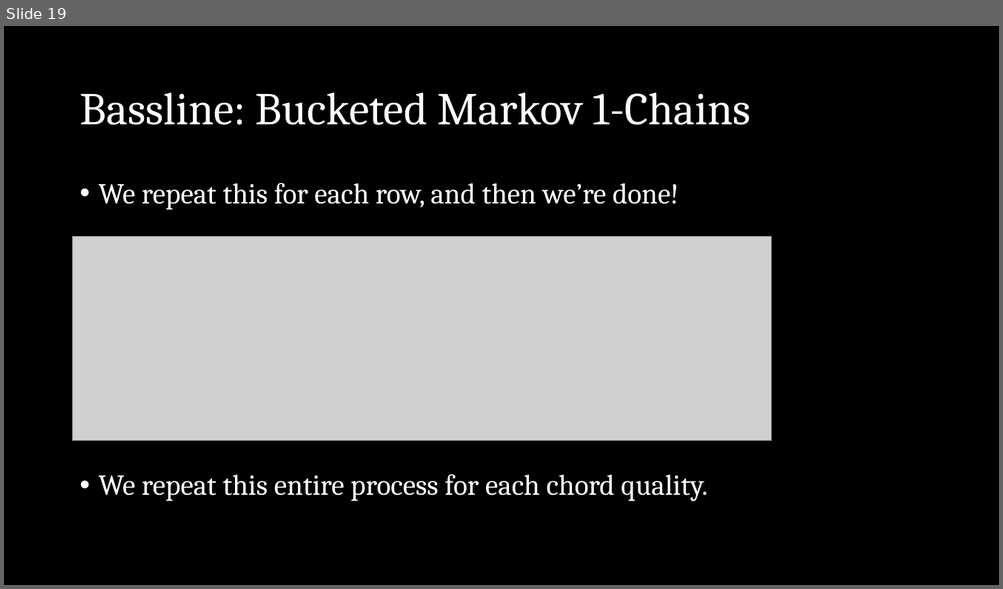
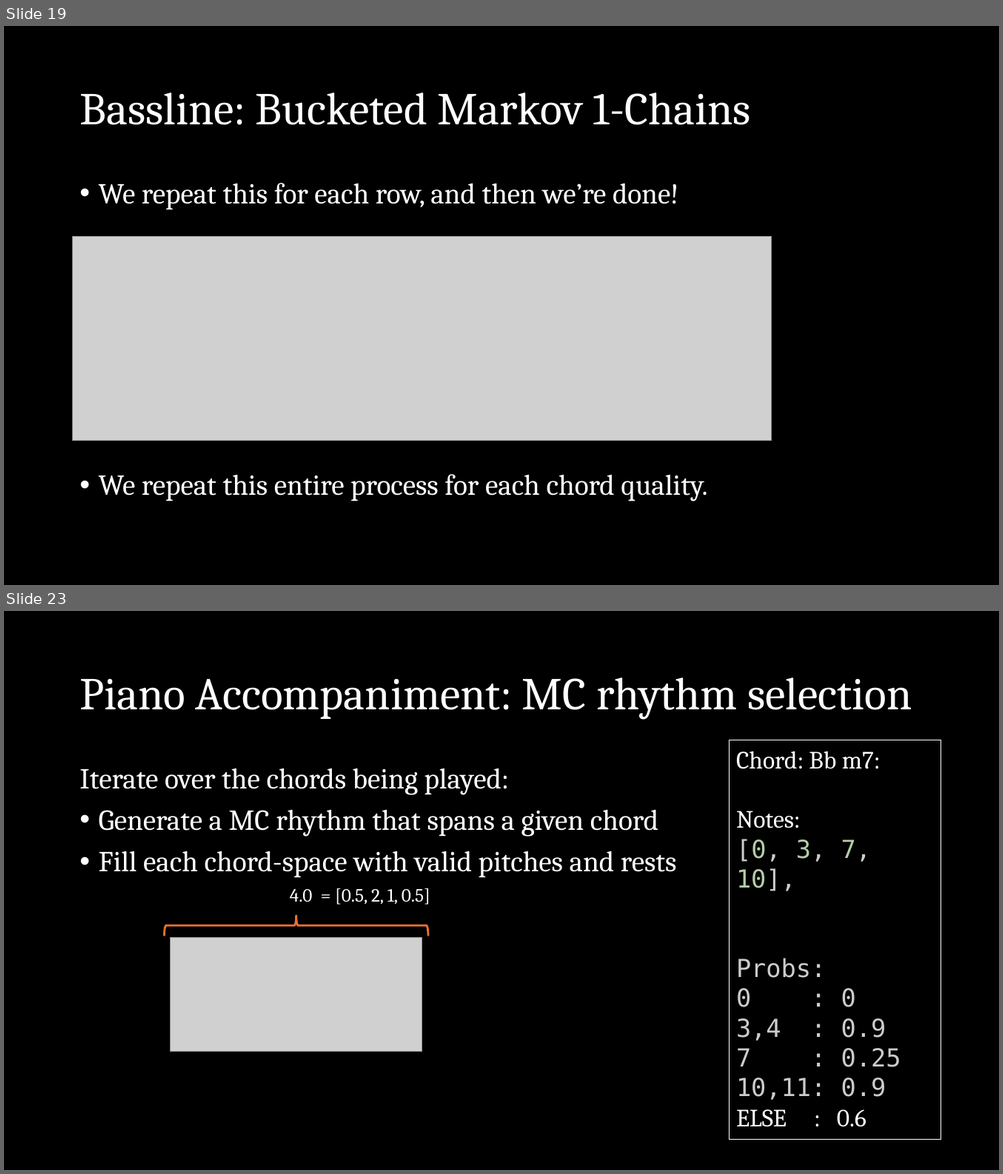
Before and after one commit to esharo02/150Final, a slide deck: CS150 final presentation.pptx. Shown one above the other, each under a label of ours: slide 19 before the commit, slides 19 and 23 after it; the slides between them are not shown. The pictures are 1003x589 and 1003x1174 pixels, drawn with LibreOffice and Linux fonts; fonts in the diff are those of the drawing; grey boxes stand for pictures. Boxes give left, top, right and bottom in pixels: in the first picture for what was removed or moved away, otherwise in the second. Text is boxed around its words. In the diff, an @@ line names an element or a change of style, - is before the commit and + after.

```diff
--- a/CS150 final presentation.pptx
+++ b/CS150 final presentation.pptx
@@ slide 23 added at bbox=[4, 611, 999, 1170], background #000000 @@
@@ title added at bbox=[79, 678, 912, 720], 44 pt, text #FFFFFF @@
+Piano Accompaniment: MC rhythm selection
@@ rectangle added at bbox=[728, 740, 940, 1139], outline #FFFFFF 0.75 pt, 24 pt, text #CCCCCC @@
+Chord: Bb m7:
+Notes:
+[0, 3, 7, 10],
+Probs:
+0 : 0
+3,4 : 0.9
+7 : 0.25
+10,11: 0.9
+ELSE : 0.6
@@ text added at bbox=[79, 768, 677, 878], 28 pt, text #FFFFFF @@
+Iterate over the chords being played:
+• Generate a MC rhythm that spans a given chord
+• Fill each chord-space with valid pitches and rests
@@ text added at bbox=[290, 889, 430, 905], 18 pt, text #FFFFFF @@
+4.0 = [0.5, 2, 1, 0.5]
@@ right brace added at bbox=[164, 915, 428, 937], outline #E97132 2 pt @@
@@ picture added at bbox=[170, 938, 423, 1052] @@
```
Also in this commit, not shown: 1 slide changed, 4 other slides added, 6 other files.
